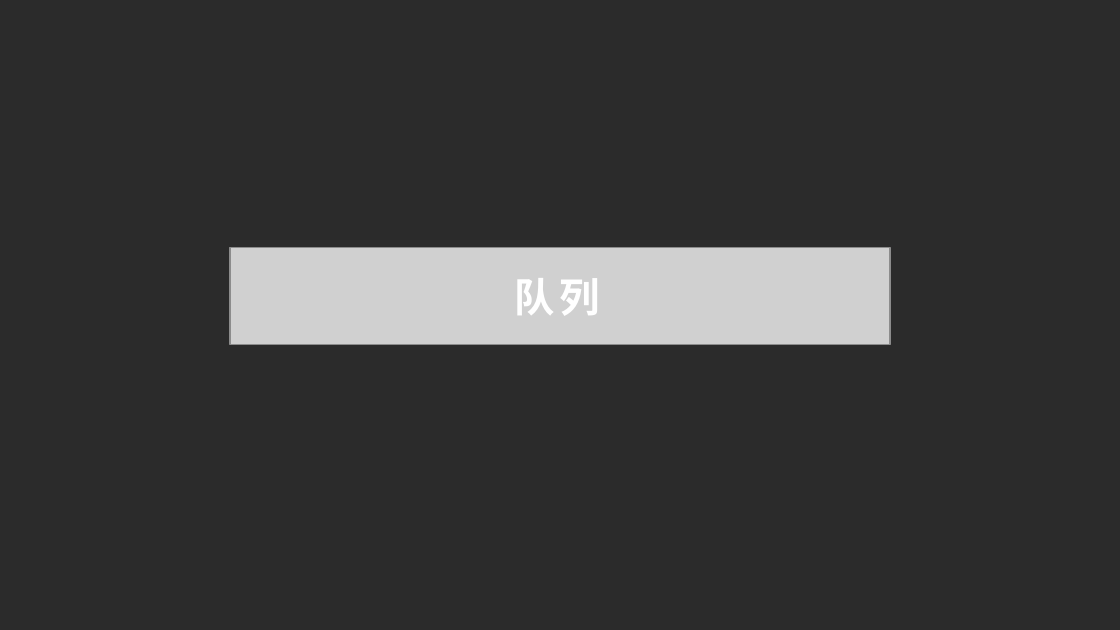
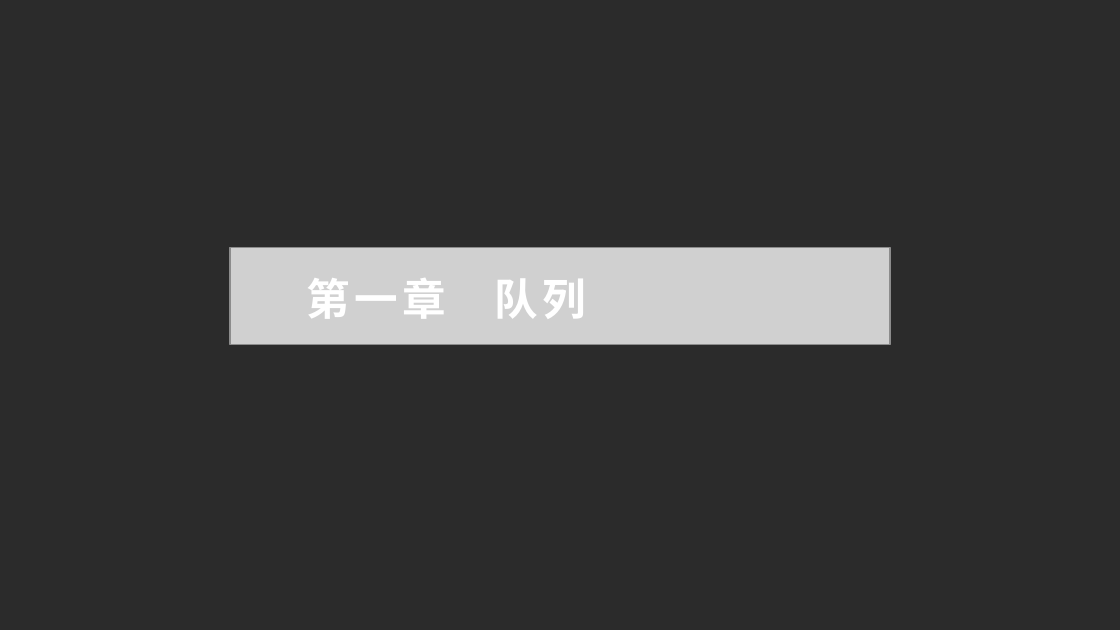
Before and after one commit to dxh122685692/doc, a slide deck: slide 4 of 分享.pptx. Drawn at 1120x630 pixels with LibreOffice and Linux fonts; fonts in the diff are those of the drawing; grey boxes stand for pictures; background and template pictures are left out; a plain dark background stands for a picture behind light text. Boxes give left, top, right and bottom in pixels: in the first picture for what was removed or moved away, otherwise in the second. Text is boxed around its words. In the diff, an @@ line names an element or a change of style, - is before the commit and + after.

```diff
--- a/分享.pptx
+++ b/分享.pptx
@@ text at (306, 278, 586, 319): text changed; size 26 to 28 pt @@
-队列
+第一章 队列
```
Also in this commit, not shown: 3 other slides changed, 4 slides added, 6 slides removed.
